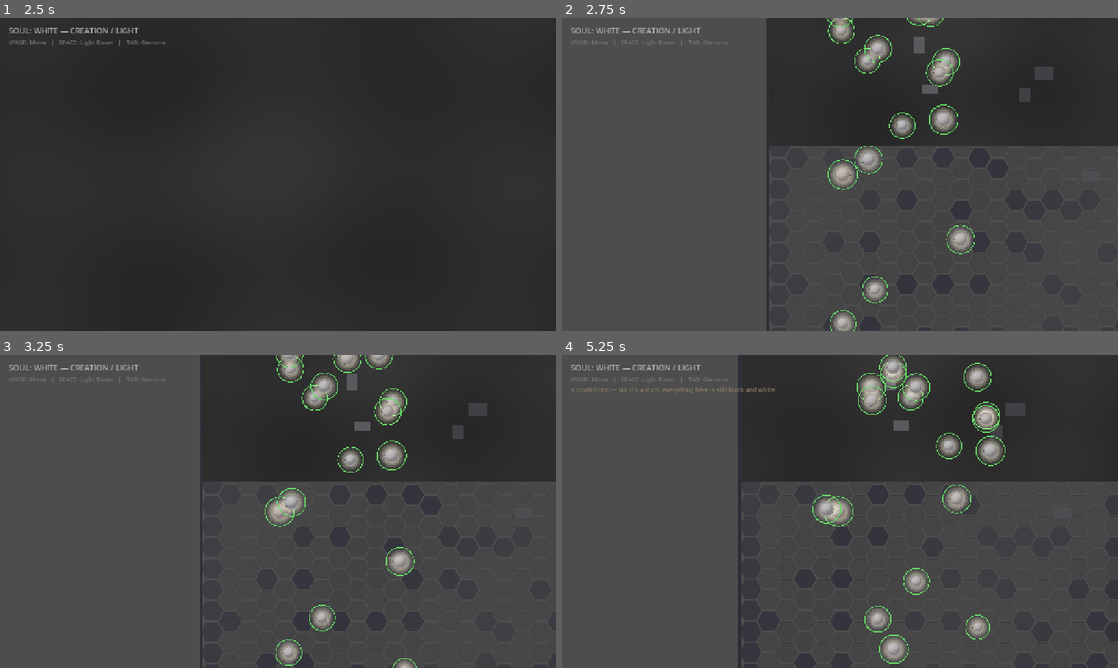
Above: before the commit, frames 1-4 (two rows, left to right).
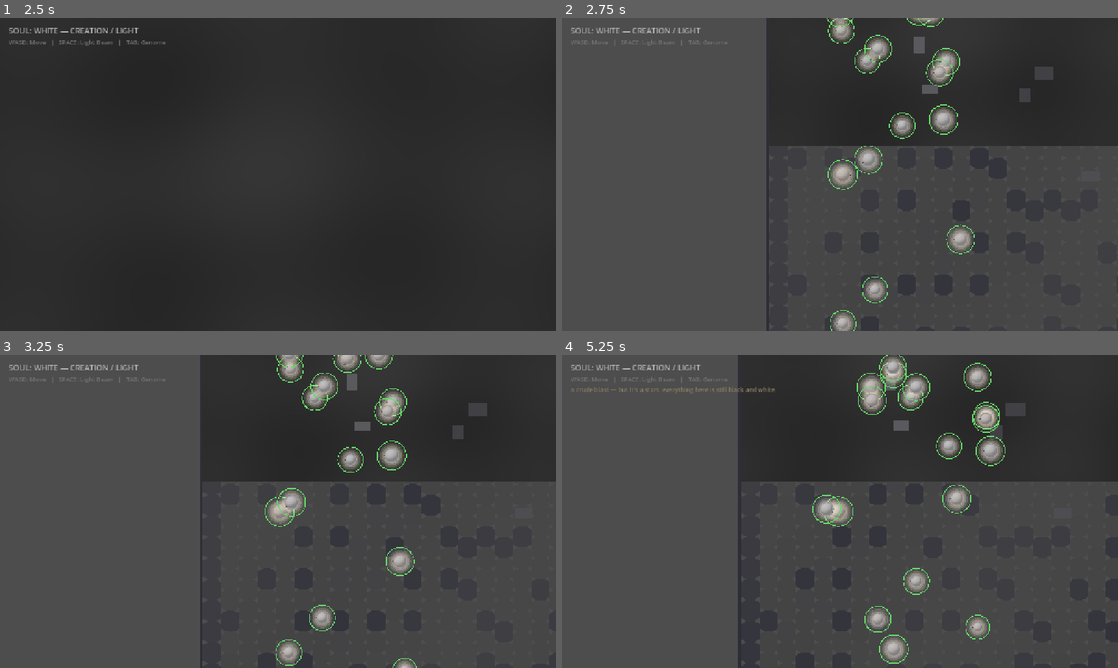
Above: after the commit, the same moments.

Repository: AtmaOVictu/soul-evolution
Game: Godot game, scene res://scenes/main.tscn
The game is run twice, just before and just after one commit, with the same random seed, the same clock (stepped at 60 frames per second) and the same inputs.
Inputs (mouse positions are in pixels of both pictures, inside the frame that each line leads up to):
- Up to frame 1 (2.5 s): click "PLAY" at 0.5 s; click "WHITE — Matter / Electron" at 1.25 s; tap Enter at 2 s; move the mouse to (400, 158) at 2.02 s; hold D from 2.03 s (still down); tap Tab at 2.1 s; click (400, 158) at 2.17 s; tap Space at 2.27 s
- Up to frame 2 (2.75 s): keep holding D
- Up to frame 3 (3.25 s): release D at 2.75 s; drag from (166, 527) to (250, 574) at 2.77 s
- Up to frame 4 (5.25 s): move the mouse to (895, 442) at 3.52 s; hold D 3.53-4.25 s; tap Tab at 3.6, 5.1 s; click (895, 442) at 3.67 s; drag from (812, 574) to (673, 464) at 4.27 s; move the mouse to (1006, 558) at 5.02 s; hold A from 5.03 s (still down); click (1006, 558) at 5.17 s

Frame 1 is identical in both runs. In frame 2, 0.1% of the frame differs, in the area x 53-81%, y 41-100%; in frame 3, 0.1%; in frame 4, 0.3%, in the area x 32-100%, y 41-100%.

Commit message:
Convert hex grid rendering from CPU polygons to a real GPU shader
~1100 hexes were being redrawn with draw_colored_polygon/draw_line every
frame in GDScript. Replaced with shaders/hex_grid.gdshader: a hex signed-
distance-field sampled per-pixel, with terrain baked once into a lookup
texture (static after generation) and world_color_ratio/color_balance
still updated live each frame as shader uniforms. Same visual logic
(terrain colors, the travelling ripple, the balance-driven tint) ported
to GLSL rather than redesigned. Visually verified via screenshot — hex
tiles render correctly shaped and aligned.

Co-Authored-By: Claude Sonnet 5 <noreply@anthropic.com>

Diff:
--- a/scripts/hex_grid.gd
+++ b/scripts/hex_grid.gd
@@ -9,22 +9,66 @@
 var _time: float = 0.0
 var dark_zone_positions: Array = []  # Vector2, world-space centers of T_DARK hexes
 
+const ARENA_SIZE := Vector2(2400.0, 1800.0)
 const T_OPEN := 0
 const T_WALL := 1
 const T_DARK := 2
 const T_LIGHT := 3
 const T_COVER := 4
 
+# The lattice itself is rendered by shaders/hex_grid.gdshader — real per-pixel
+# GPU math (a hex SDF) instead of ~1100 CPU-drawn polygons redrawn every
+# frame. Terrain is static after generation, so the lookup texture is baked
+# once; only world_color_ratio/color_balance update per frame.
+var hex_lattice_rect: ColorRect = null
+var hex_shader_material: ShaderMaterial = null
+
 
 func _ready() -> void:
 	_generate_terrain()
+	_build_hex_lattice_shader()
 	queue_redraw()
 
 
+func _build_hex_lattice_shader() -> void:
+	var img := Image.create(grid_cols, grid_rows, false, Image.FORMAT_RF)
+	for r in grid_rows:
+		for c in grid_cols:
+			img.set_pixel(c, r, Color(float(get_terrain(c, r)), 0.0, 0.0, 1.0))
+	var tex := ImageTexture.create_from_image(img)
+
+	hex_shader_material = ShaderMaterial.new()
+	hex_shader_material.shader = preload("res://shaders/hex_grid.gdshader")
+	hex_shader_material.set_shader_parameter("terrain_tex", tex)
+	hex_shader_material.set_shader_parameter("grid_size", Vector2(grid_cols, grid_rows))
+	hex_shader_material.set_shader_parameter("hex_size", hex_size)
+	hex_shader_material.set_shader_parameter("arena_size", ARENA_SIZE)
+
+	hex_lattice_rect = ColorRect.new()
+	hex_lattice_rect.name = "HexLattice"
+	hex_lattice_rect.position = Vector2.ZERO
+	hex_lattice_rect.size = ARENA_SIZE
+	hex_lattice_rect.mouse_filter = Control.MOUSE_FILTER_IGNORE
+	hex_lattice_rect.material = hex_shader_material
+	hex_lattice_rect.show_behind_parent = true
+	add_child(hex_lattice_rect)
+
+
 func _process(delta: float) -> void:
-	# Redraw continuously — the grid ripples like a liquid (see _draw_hex_grid).
 	_time += delta
-	queue_redraw()
+	queue_redraw()  # only _draw_effects() now — the lattice is the shader above
+	if not hex_shader_material:
+		return
+	var parent := get_parent()
+	var color_ratio := 0.0
+	var balance := 0.0
+	if parent and "world_color" in parent and "army_size" in parent:
+		var max_color: float = float(parent.army_size) * 2.0
+		color_ratio = clampf(float(parent.world_color) / maxf(max_color, 1.0), 0.0, 1.0)
+	if parent and "color_balance" in parent:
+		balance = parent.color_balance
+	hex_shader_material.set_shader_parameter("world_color_ratio", color_ratio)
+	hex_shader_material.set_shader_parameter("color_balance", balance)
 
 
 ## Nearest-hex lookup for a world position — approximate (nearest center,
@@ -173,70 +217,11 @@
 
 
 func _draw() -> void:
-	_draw_hex_grid()
+	# The lattice itself is the shader (shaders/hex_grid.gdshader, applied to
+	# hex_lattice_rect in _build_hex_lattice_shader). Only the transient
+	# effects (annihilation flashes, death bursts) are still CPU-drawn — few
+	# in number, short-lived, don't need per-pixel math.
 	_draw_effects()
-
-
-func _draw_hex_grid() -> void:
-	var hex_h: float = hex_size * sqrt(3.0)
-	var col_sp: float = hex_size * 1.5
-	var row_sp: float = hex_h
-	# How much color has entered the world through annihilation (main.gd) —
-	# the grid's ripple carries that color instead of staying purely decorative.
-	var color_ratio := 0.0
-	var balance := 0.0
-	var parent := get_parent()
-	if parent and "world_color" in parent and "army_size" in parent:
-		var max_color: float = float(parent.army_size) * 2.0
-		color_ratio = clampf(float(parent.world_color) / maxf(max_color, 1.0), 0.0, 1.0)
-	if parent and "color_balance" in parent:
-		balance = parent.color_balance
-	for c in grid_cols:
-		for r in grid_rows:
-			var center := Vector2(
-				float(c) * col_sp + hex_size,
-				float(r) * row_sp + (hex_h * 0.5 if c % 2 == 1 else 0.0) + hex_h * 0.5
-			)
-			var points := PackedVector2Array()
-			for i in 6:
-				var angle: float = TAU * float(i) / 6.0
-				points.append(center + Vector2(cos(angle), sin(angle)) * hex_size * 0.92)
-			var t: int = get_terrain(c, r)
-			var fill_col: Color
-			var line_col: Color
-			match t:
-				T_OPEN:
-					fill_col = Color(0.05, 0.05, 0.08, 0.12)
-					line_col = Color(0.1, 0.1, 0.15, 0.18)
-				T_WALL:
-					fill_col = Color(0.15, 0.15, 0.2, 0.55)
-					line_col = Color(0.25, 0.25, 0.3, 0.45)
-				T_DARK:
-					fill_col = Color(0.02, 0.02, 0.04, 0.3)
-					line_col = Color(0.06, 0.06, 0.1, 0.25)
-				T_LIGHT:
-					fill_col = Color(0.12, 0.12, 0.1, 0.2)
-					line_col = Color(0.2, 0.2, 0.18, 0.25)
-				T_COVER:
-					fill_col = Color(0.08, 0.08, 0.12, 0.3)
-					line_col = Color(0.15, 0.15, 0.2, 0.35)
-			# Liquid ripple: a slow travelling wave across the grid (position-phased,
-			# not per-hex random) so it reads as one body of "fluid", not noise.
-			var wave: float = sin(_time * 0.6 + float(c) * 0.35 + float(r) * 0.22) * 0.5 + 0.5
-			fill_col.a *= 0.7 + wave * 0.5
-			if color_ratio > 0.0:
-				var tint := Color(0.5, 0.3, 0.6) if t != T_DARK else Color(0.4, 0.22, 0.5)
-				# Balance skews the tint's hue, not its amount: white ahead
-				# warms it, black ahead cools it. 0.0 (neutral middle) leaves
-				# the base tint untouched.
-				if balance > 0.0:
-					tint = tint.lerp(Color(0.75, 0.55, 0.4), balance * 0.5)
-				elif balance < 0.0:
-					tint = tint.lerp(Color(0.3, 0.28, 0.55), -balance * 0.5)
-				fill_col = fill_col.lerp(tint, color_ratio * wave * 0.4)
-			draw_colored_polygon(points, fill_col)
-			for i in 6:
-				draw_line(points[i], points[(i + 1) % 6], line_col, 1.0, false)
 
 
 func _draw_effects() -> void:
--- /dev/null
+++ b/shaders/hex_grid.gdshader
@@ -0,0 +1,100 @@
+shader_type canvas_item;
+
+// Soul Evolution — Hex Grid (the fabric's lattice)
+// Replaces ~1100 CPU-drawn polygons redrawn every frame with real per-pixel
+// math: a hexagon signed-distance-field sampled once per screen pixel. Same
+// visual logic as the old _draw_hex_grid() (terrain colors, the travelling
+// ripple, the world_color/color_balance tint) — ported to GLSL, not redesigned.
+
+uniform sampler2D terrain_tex : filter_nearest;
+uniform vec2 grid_size = vec2(41.0, 27.0); // cols, rows
+uniform float hex_size = 40.0;
+uniform vec2 arena_size = vec2(2400.0, 1800.0);
+uniform float world_color_ratio : hint_range(0.0, 1.0) = 0.0;
+uniform float color_balance : hint_range(-1.0, 1.0) = 0.0; // -1 black .. 0 neutral .. +1 white
+
+const float T_OPEN = 0.0;
+const float T_WALL = 1.0;
+const float T_DARK = 2.0;
+const float T_LIGHT = 3.0;
+const float T_COVER = 4.0;
+
+// Same offset-column hex layout as hex_grid.gd's hex_to_world/world_to_hex.
+vec2 hex_center(vec2 cell) {
+	float col_sp = hex_size * 1.5;
+	float row_h = hex_size * sqrt(3.0);
+	float y_off = mod(cell.x, 2.0) >= 0.5 ? row_h * 0.5 : 0.0;
+	return vec2(cell.x * col_sp + hex_size, cell.y * row_h + y_off + row_h * 0.5);
+}
+
+vec2 world_to_cell(vec2 world_pos) {
+	float col_sp = hex_size * 1.5;
+	float row_h = hex_size * sqrt(3.0);
+	float c = floor((world_pos.x - hex_size) / col_sp + 0.5);
+	float y_off = mod(c, 2.0) >= 0.5 ? row_h * 0.5 : 0.0;
+	float r = floor((world_pos.y - y_off - row_h * 0.5) / row_h + 0.5);
+	return vec2(c, r);
+}
+
+// Flat-top hexagon SDF: negative inside, 0 at the edge, positive outside.
+float hex_sdf(vec2 p, float r) {
+	vec2 q = abs(p);
+	return max(dot(q, normalize(vec2(1.0, 1.7320508))), q.x) - r;
+}
+
+void fragment() {
+	vec2 world_pos = UV * arena_size;
+	vec2 cell = clamp(world_to_cell(world_pos), vec2(0.0), grid_size - vec2(1.0));
+	vec2 local = world_pos - hex_center(cell);
+	float d = hex_sdf(local, hex_size * 0.92);
+
+	vec2 tex_uv = (cell + 0.5) / grid_size;
+	float t = texture(terrain_tex, tex_uv).r;
+
+	vec4 fill_col;
+	vec4 line_col;
+	if (t < 0.5) {
+		fill_col = vec4(0.05, 0.05, 0.08, 0.12);
+		line_col = vec4(0.1, 0.1, 0.15, 0.18);
+	} else if (t < 1.5) {
+		fill_col = vec4(0.15, 0.15, 0.2, 0.55);
+		line_col = vec4(0.25, 0.25, 0.3, 0.45);
+	} else if (t < 2.5) {
+		fill_col = vec4(0.02, 0.02, 0.04, 0.3);
+		line_col = vec4(0.06, 0.06, 0.1, 0.25);
+	} else if (t < 3.5) {
+		fill_col = vec4(0.12, 0.12, 0.1, 0.2);
+		line_col = vec4(0.2, 0.2, 0.18, 0.25);
+	} else {
+		fill_col = vec4(0.08, 0.08, 0.12, 0.3);
+		line_col = vec4(0.15, 0.15, 0.2, 0.35);
+	}
+
+	// Liquid ripple: a slow travelling wave across the grid (position-phased,
+	// not per-pixel random) so it reads as one body of fluid, not noise.
+	float wave = sin(TIME * 0.6 + cell.x * 0.35 + cell.y * 0.22) * 0.5 + 0.5;
+	fill_col.a *= 0.7 + wave * 0.5;
+
+	if (world_color_ratio > 0.0) {
+		vec3 tint = (t > 1.5 && t < 2.5) ? vec3(0.4, 0.22, 0.5) : vec3(0.5, 0.3, 0.6);
+		// Balance skews the tint's hue, not its amount: white ahead warms it,
+		// black ahead cools it. 0.0 (neutral middle) leaves the tint alone.
+		if (color_balance > 0.0) {
+			tint = mix(tint, vec3(0.75, 0.55, 0.4), color_balance * 0.5);
+		} else if (color_balance < 0.0) {
+			tint = mix(tint, vec3(0.3, 0.28, 0.55), -color_balance * 0.5);
+		}
+		fill_col.rgb = mix(fill_col.rgb, tint, world_color_ratio * wave * 0.4);
+	}
+
+	vec4 col = fill_col;
+	float border_w = 1.5;
+	if (d > -border_w && d < 0.0) {
+		col = mix(col, line_col, smoothstep(-border_w, 0.0, d));
+	}
+	if (d > 0.5) {
+		col.a = 0.0;
+	}
+
+	COLOR = col;
+}
